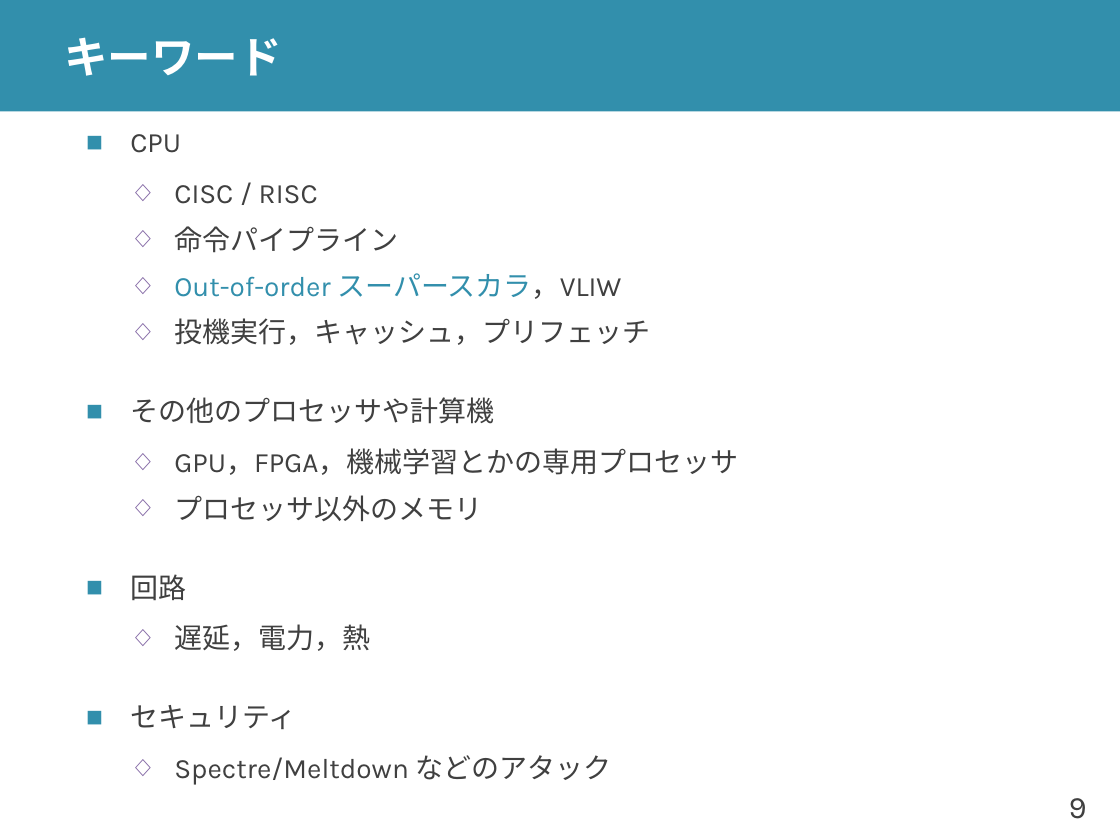
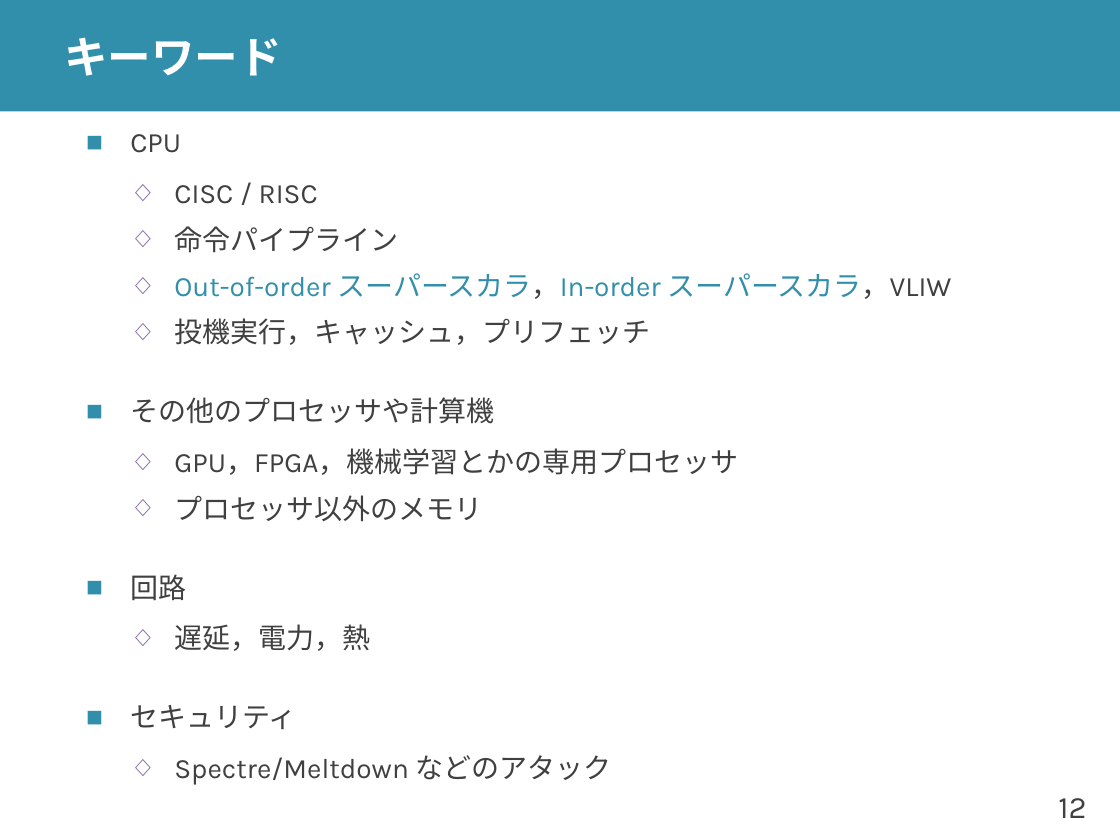
Before and after one commit to shioyadan/advanced-computer-organization, a slide deck: slide 12 of aco-shioya-00.pptx (slide 9 before the commit). Drawn at 1120x840 pixels with LibreOffice and Linux fonts; fonts in the diff are those of the drawing. Boxes give left, top, right and bottom in pixels: in the first picture for what was removed or moved away, otherwise in the second. Text is boxed around its words. In the diff, an @@ line names an element or a change of style, - is before the commit and + after.

```diff
--- a/aco-shioya-00.pptx
+++ b/aco-shioya-00.pptx
@@ text at (x1=174, y1=273, x2=951, y2=299): text changed @@
-  ◇ Out-of-order スーパースカラ，VLIW
+  ◇ Out-of-order スーパースカラ，In-order スーパースカラ，VLIW
@@ page number at (x1=1058, y1=798, x2=1086, y2=818): text changed @@
-9
+12
```
Also in this commit, not shown: 10 other slides changed, 10 slides added, 1 slide removed, 1 other file.
